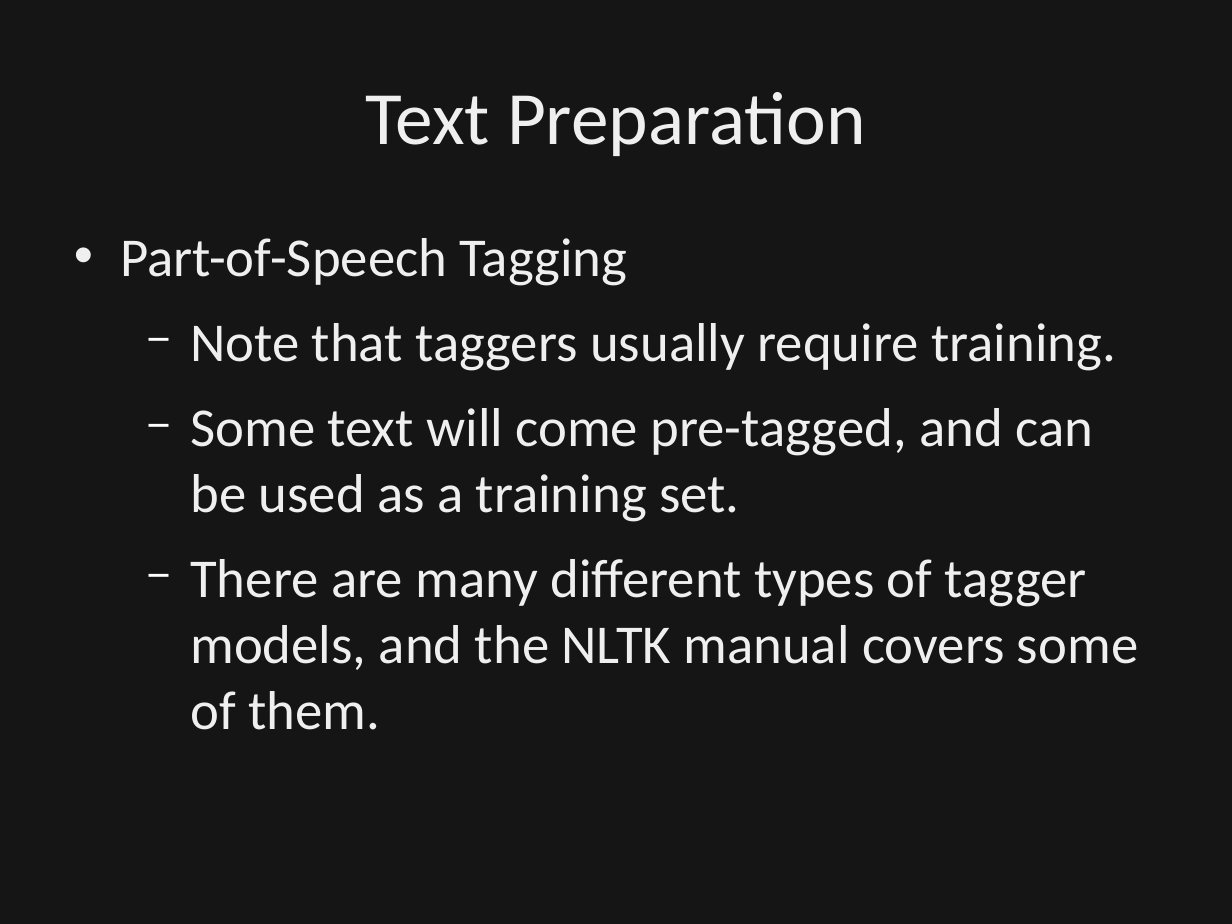
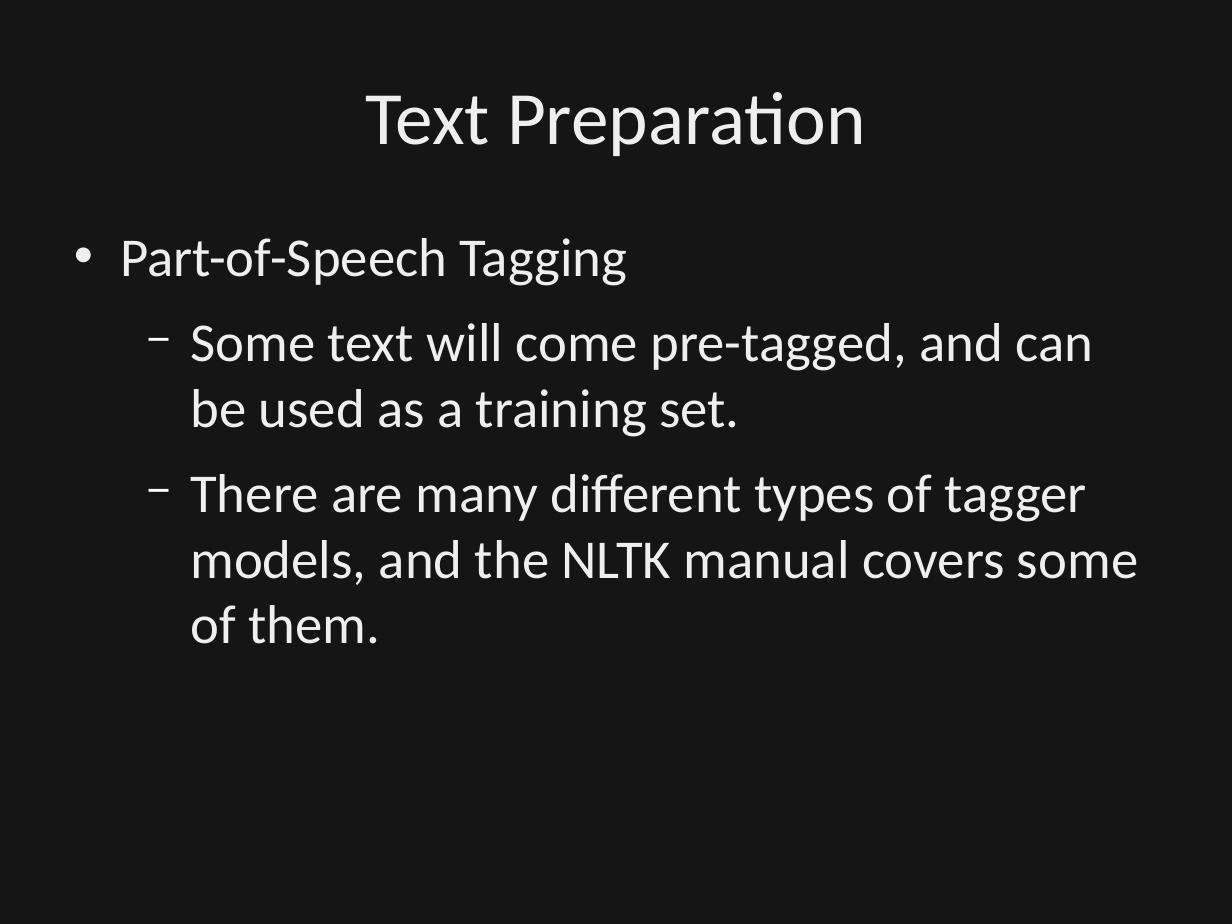
Before and after one commit to dbowmans46/PracticalProgramming, a slide deck: slide 31 of Session 7 - Python/Instructional Material/Session 7 - Python Brief Intro to NLP.odp (slide 30 before the commit). Drawn at 1232x924 pixels with LibreOffice and Linux fonts; fonts in the diff are those of the drawing; background and template pictures are left out; a plain dark background stands for a picture behind light text. Boxes give left, top, right and bottom in pixels: in the first picture for what was removed or moved away, otherwise in the second. Text is boxed around its words. In the diff, an @@ line names an element or a change of style, - is before the commit and + after.

Commit message:
Combined basic text analysis and text classificatoin slides.  Added slides for bag of words and word embedding.  Created python file for corpus analysis examples.  Clarified POS tagger.

```diff
--- a/Session 7 - Python/Instructional Material/Session 7 - Python Brief Intro to NLP.odp
+++ b/Session 7 - Python/Instructional Material/Session 7 - Python Brief Intro to NLP.odp
@@ text at (x1=190, y1=323, x2=1116, y2=371): paragraph removed @@
-  − Note that taggers usually require training.
```
Also in this commit, not shown: 7 other slides changed, 14 slides added, 2 slides removed, 1 other file.
